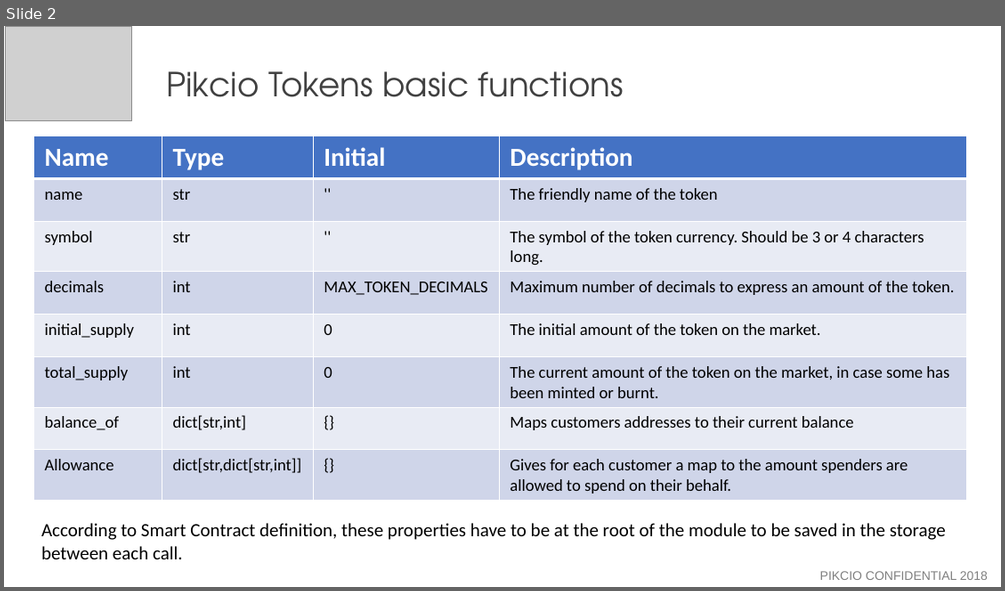
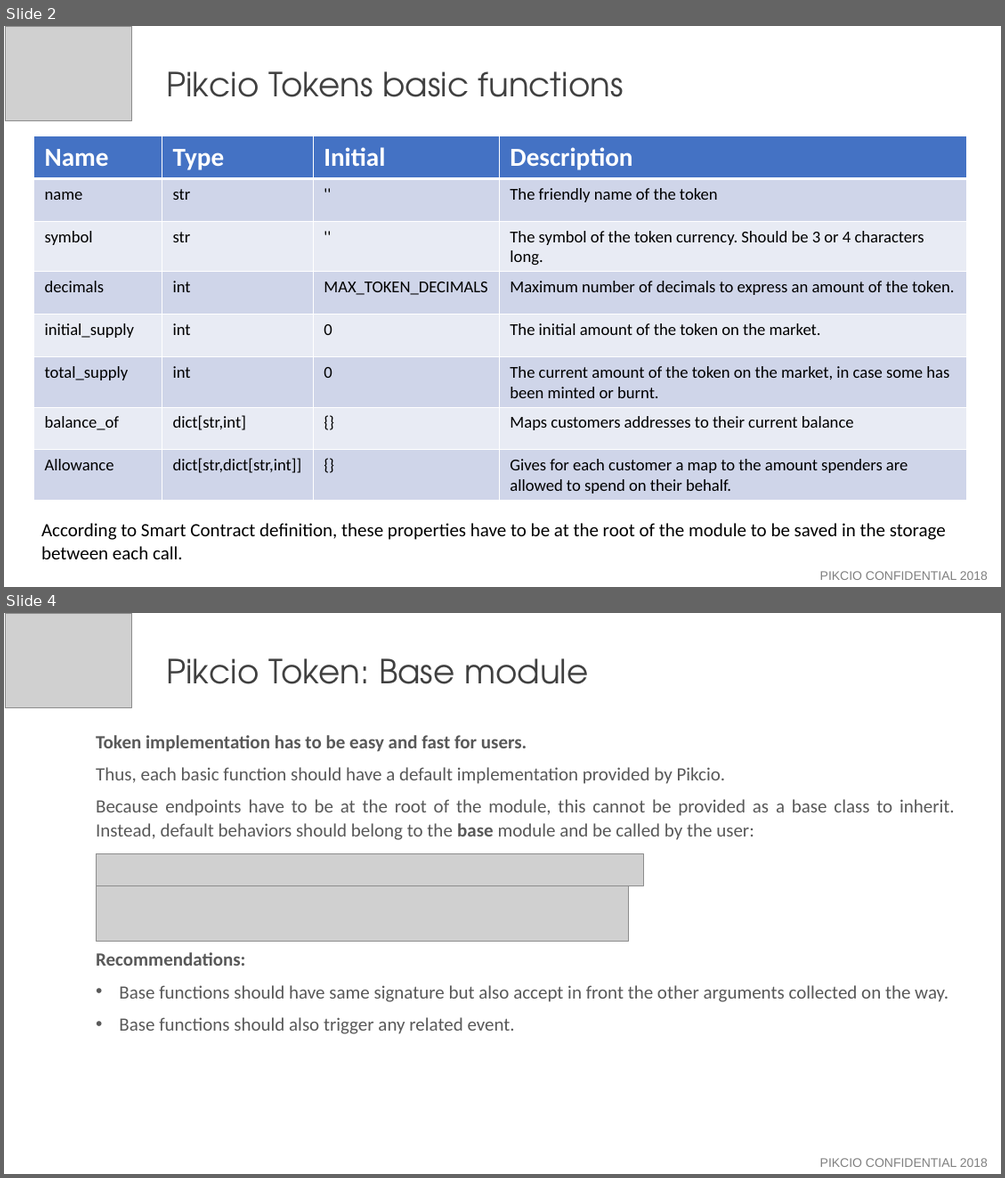
Before and after one commit to thibault-yellowstones/pikcio-tokens, a slide deck: Pikcio_tokens.pptx. Shown one above the other, each under a label of ours: slide 2 before the commit, slides 2 and 4 after it; the slides between them are not shown. The pictures are 1005x591 and 1005x1178 pixels, drawn with LibreOffice and Linux fonts; fonts in the diff are those of the drawing; grey boxes stand for pictures. Boxes give left, top, right and bottom in pixels: in the first picture for what was removed or moved away, otherwise in the second. Text is boxed around its words. In the diff, an @@ line names an element or a change of style, - is before the commit and + after.

```diff
--- a/Pikcio_tokens.pptx
+++ b/Pikcio_tokens.pptx
@@ slide 4 added at (4, 613, 1001, 1174), background #FFFFFF @@
@@ picture added at (5, 613, 132, 707) @@
@@ text added at (166, 658, 588, 684), 32 pt, text #404040 @@
+Pikcio Token: Base module
@@ text added at (96, 735, 955, 1034), 18 pt, text #595959 @@
+Token implementation has to be easy and fast for users.
+Thus, each basic function should have a default implementation provided by Pikcio.
+Because endpoints have to be at the root of the module, this cannot be provided as a base class to inherit. Instead, default behaviors should belong to the base module and be called by the user:
+Recommendations:
+• Base functions should have same signature but also accept in front the other arguments collected on the way.
+• Base functions should also trigger any related event.
@@ picture added at (96, 854, 643, 885) @@
@@ picture added at (96, 884, 628, 941) @@
@@ text added at (820, 1158, 987, 1167), 12 pt, text #808080 @@
+PIKCIO CONFIDENTIAL 2018
```
Also in this commit, not shown: 3 other slides added, 1 slide removed, 3 other files.
